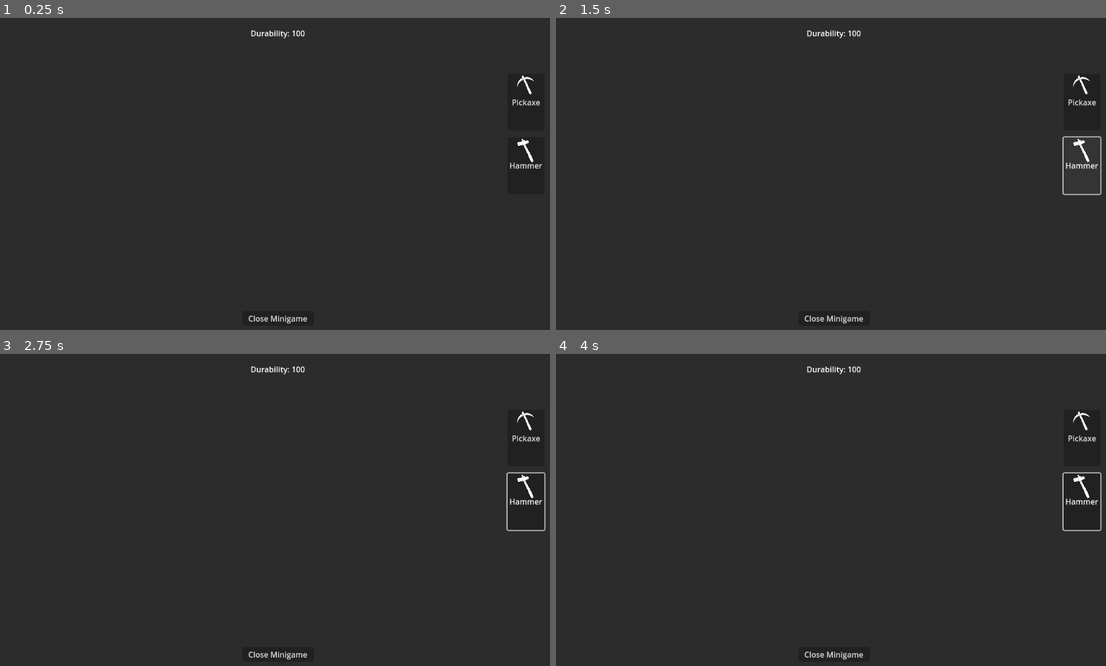
Above: before the commit, frames 1-4 (two rows, left to right).
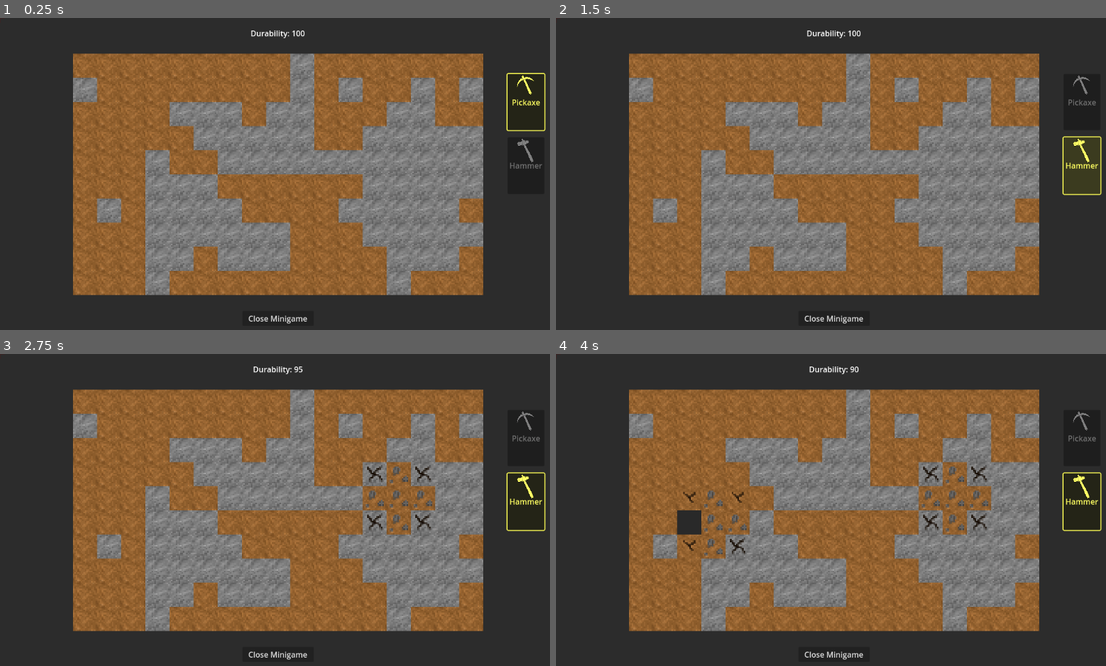
Above: after the commit, the same moments.

Repository: Calobrin/Mining-Game-Dev
Game: Godot game, scene res://Scenes/MiningMinigame.tscn
Two runs of this game, one before a commit and one after it. Both use one fixed random seed, a clock stepped at 60 frames per second and the inputs below. The project has no main scene, so this scene is started directly.
Inputs (mouse positions are in pixels of both pictures, inside the frame that each line leads up to):
- Up to frame 1 (0.25 s): no input
- Up to frame 2 (1.5 s): click "Pickaxe" at 0.5 s; click "Hammer" at 1.25 s
- Up to frame 3 (2.75 s): tap Enter at 2 s; move the mouse to (401, 494) at 2.02 s; hold D (Right) from 2.03 s (still down); hold E (Interact) from 2.03 s (still down); click (401, 494) at 2.17 s; tap Space (Jump) at 2.27 s
- Up to frame 4 (4 s): tap Space (Jump) at 2.75, 3.02 s; move the mouse to (721, 525) at 2.77 s; release D (Right) at 2.78 s; release E (Interact) at 2.78 s; hold S (Backwards) 2.78-3.53 s; click (721, 525) at 2.85 s; tap Enter at 3.5 s; move the mouse to (891, 441) at 3.52 s; hold D (Right) from 3.53 s (still down); hold Right mouse button (Right Click) from 3.53 s (still down)

The runs differ from the first frame. In frame 1, 58% of the frame differs, in the area x 13-100%, y 11-89%; in frame 2, 58%; in frame 3, 58%; in frame 4, 58%.
Error before the commit: Parse Error: Could not resolve class "MiningUI", because of a parser error. (res://Scripts/Mining)

Commit message:
typo when trying to use git commands

Diff:
--- a/Scripts/Mining Minigame/MiningUI.gd
+++ b/Scripts/Mining Minigame/MiningUI.gd
@@ -269,7 +269,7 @@
     var normal_style := StyleBoxFlat.new()
     normal_style.bg_color = Color(0.2, 0.6, 0.9)
     normal_style.corner_radius_top_left = 5
-    normal_style.corner_radius_top_right = 5git
+    normal_style.corner_radius_top_right = 5
     normal_style.corner_radius_bottom_right = 5
     normal_style.corner_radius_bottom_left = 5
 
